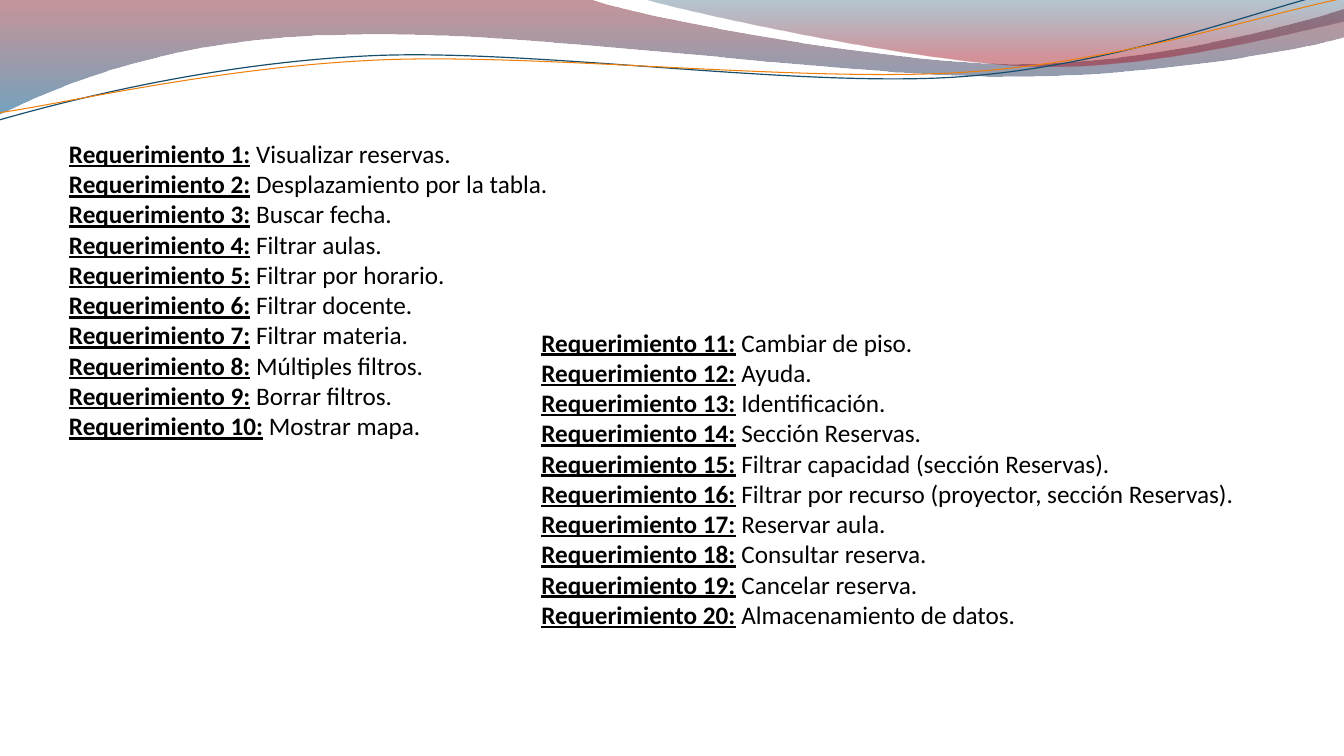
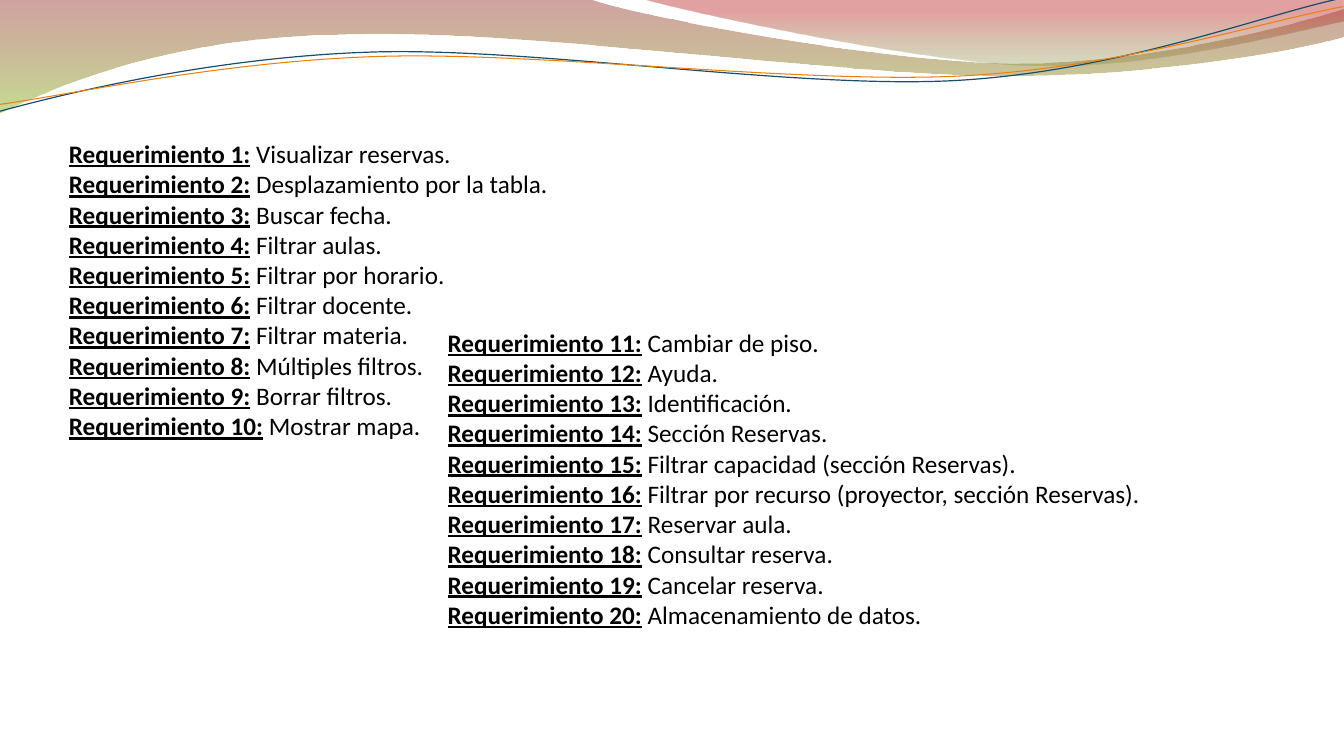
Before and after one commit to jerebenitez/2017-UNC-IngSoft-cmd, a slide deck: slide 10 of docs/Pesentación.pptx (slide 9 before the commit). Drawn at 1344x756 pixels with LibreOffice and Linux fonts; fonts in the diff are those of the drawing; background and template pictures are left out. Boxes give left, top, right and bottom in pixels: in the first picture for what was removed or moved away, otherwise in the second. Text is boxed around its words. In the diff, an @@ line names an element or a change of style, - is before the commit and + after.

```diff
--- a/docs/Pesentación.pptx
+++ b/docs/Pesentación.pptx
@@ freeform shape at [0, 0, 1344, 114]: fill gradient #7E1621 to #005689 to gradient #973330 to #95C238; outline redrawn @@
@@ freeform shape: place and size @@
-freeform shape at [0, 0, 1344, 125]
+freeform shape at [0, 0, 1344, 118]
@@ freeform shape at [0, 0, 1344, 118]: outline #184E6D 0.85 pt to #174D6D 0.85 pt @@
@@ freeform shape: place and size @@
-freeform shape at [0, 0, 1344, 120]
+freeform shape at [0, 6, 1344, 113]
@@ freeform shape at [0, 6, 1344, 113]: outline #F07F09 0.75 pt to #F07F09 0.74 pt @@
@@ freeform shape at [644, 0, 1344, 70]: fill gradient #094467 to #A10F1F to gradient #769537 to #BE3330; outline redrawn @@
@@ text "Requerimiento 1: Visualizar reservas." rewrapped from [69, 145, 548, 440] to [69, 145, 604, 440] @@
@@ text "Requerimiento 11: Cambiar de piso.": place and size @@
-text "Requerimiento 11: Cambiar de piso." at [541, 334, 1233, 628]
+text "Requerimiento 11: Cambiar de piso." at [448, 334, 1139, 628]
```
Also in this commit, not shown: 23 other slides changed, 1 slide added.
